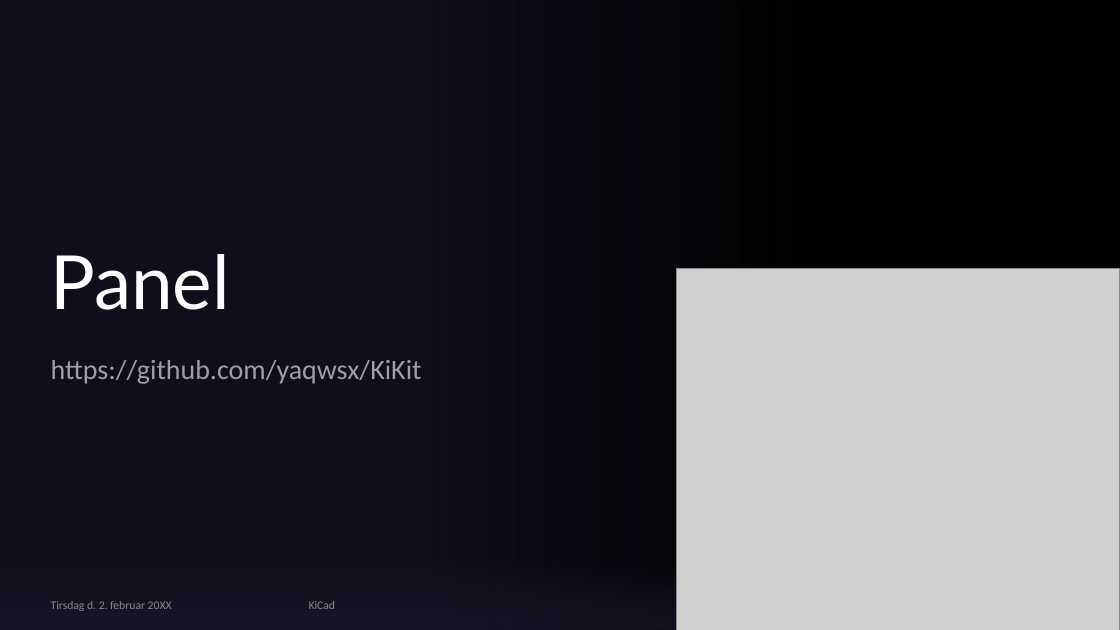
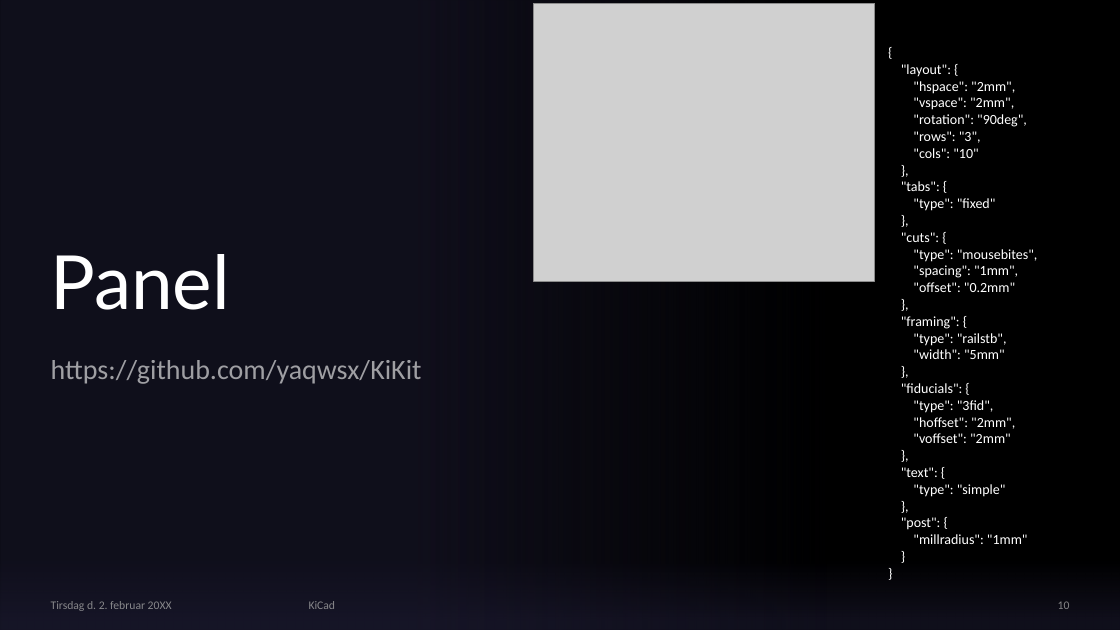
Before and after one commit to IDASeminar/KicadVsOrcad, a slide deck: slide 10 of Kicad 6.pptx. Drawn at 1120x630 pixels with LibreOffice and Linux fonts; fonts in the diff are those of the drawing; grey boxes stand for pictures; background and template pictures are left out. Boxes give left, top, right and bottom in pixels: in the first picture for what was removed or moved away, otherwise in the second. Text is boxed around its words. In the diff, an @@ line names an element or a change of style, - is before the commit and + after.

Commit message:
powerpoint update

```diff
--- a/Kicad 6.pptx
+++ b/Kicad 6.pptx
@@ picture: place and size @@
-picture at <box>676,269,1120,630</box>
+picture at <box>534,3,875,281</box>
@@ text added at <box>901,64,1037,544</box>, 12 pt, text #FFFFFF @@
+{
+"layout": {
+"hspace": "2mm",
+"vspace": "2mm",
+"rotation": "90deg",
+"rows": "3",
+"cols": "10"
+},
+"tabs": {
+"type": "fixed"
+},
+"cuts": {
+"type": "mousebites",
+"spacing": "1mm",
+"offset": "0.2mm"
+},
+"framing": {
+"type": "railstb",
+"width": "5mm"
+},
+"fiducials": {
+"type": "3fid",
+"hoffset": "2mm",
+"voffset": "2mm"
+},
+"text": {
+"type": "simple"
+},
+"post": {
+"millradius": "1mm"
+}
+}
@@ page number added at <box>1058,601,1070,609</box>, 10 pt, text #A6A6A6 at 80% opacity @@
+10
```
